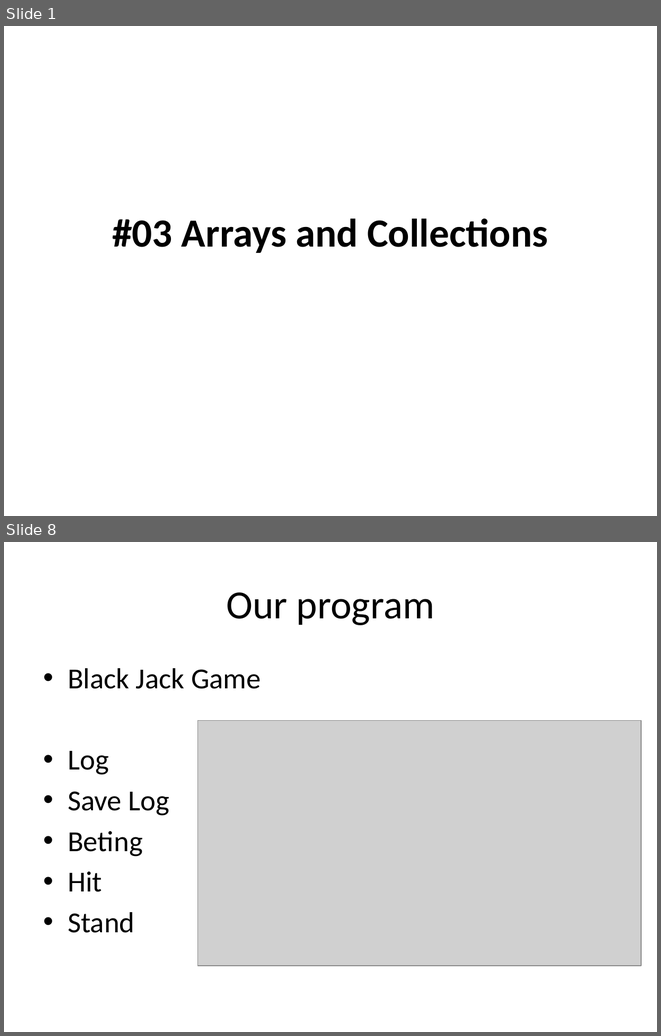
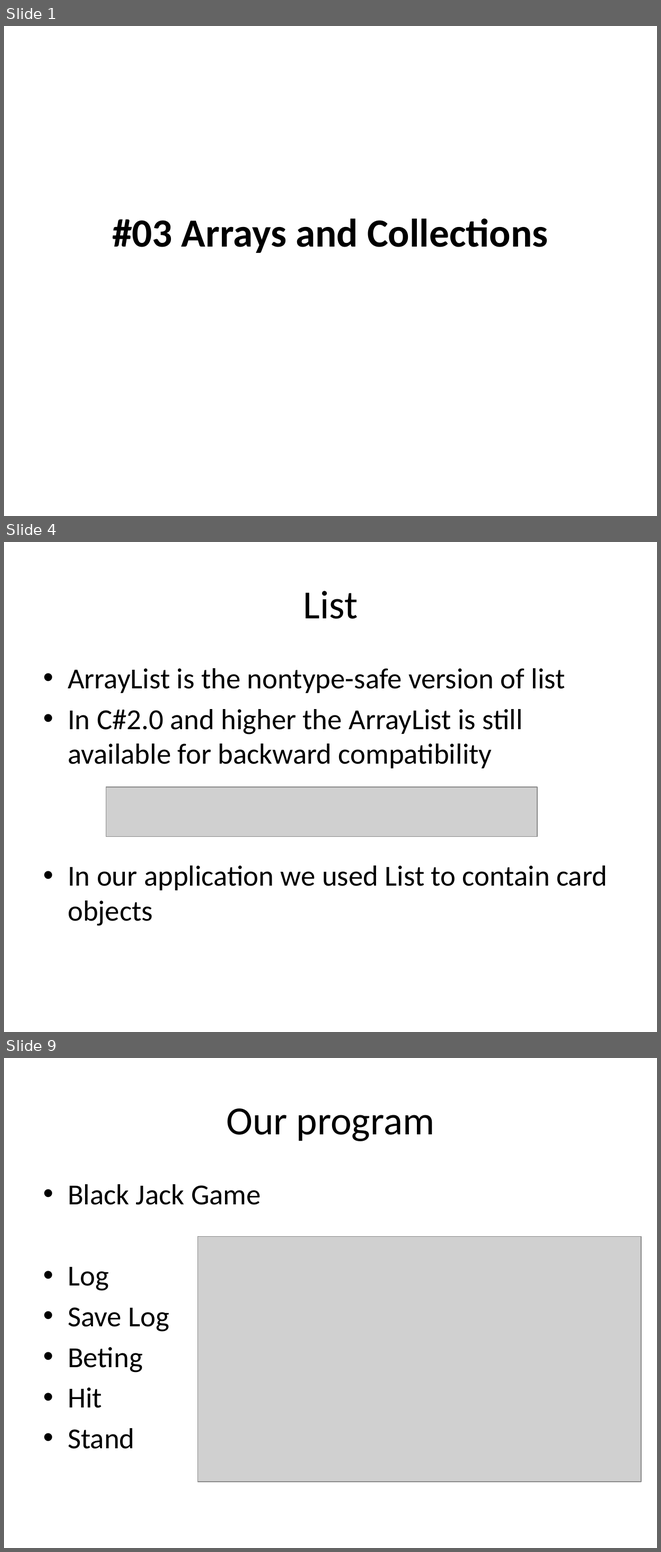
Before and after one commit to isurup/kalle-martin-group, a slide deck: OOPExam/03 Arrays and Collections.pptx. Shown one above the other, each under a label of ours: slides 1 and 8 before the commit, slides 1, 4 and 9 after it; the slides between them are not shown. The pictures are 661x1036 and 661x1552 pixels, drawn with LibreOffice and Linux fonts; fonts in the diff are those of the drawing; grey boxes stand for pictures. Boxes give left, top, right and bottom in pixels: in the first picture for what was removed or moved away, otherwise in the second. Text is boxed around its words. In the diff, an @@ line names an element or a change of style, - is before the commit and + after.

```diff
--- a/OOPExam/03 Arrays and Collections.pptx
+++ b/OOPExam/03 Arrays and Collections.pptx
@@ slide 4 added at box(4, 542, 657, 1032), background #FFFFFF @@
@@ title added at box(303, 591, 358, 619), 44 pt, text #000000 @@
+List
@@ text added at box(68, 668, 607, 926), 32 pt, text #000000 @@
+• ArrayList is the nontype-safe version of list
+• In C#2.0 and higher the ArrayList is still available for backward compatibility
+• In our application we used List to contain card objects
@@ picture added at box(106, 787, 537, 837) @@
@@ what was slide 8 is now slide 9 @@
```
Also in this commit, not shown: 3 slides changed, 4 other slides added, 5 slides removed.
